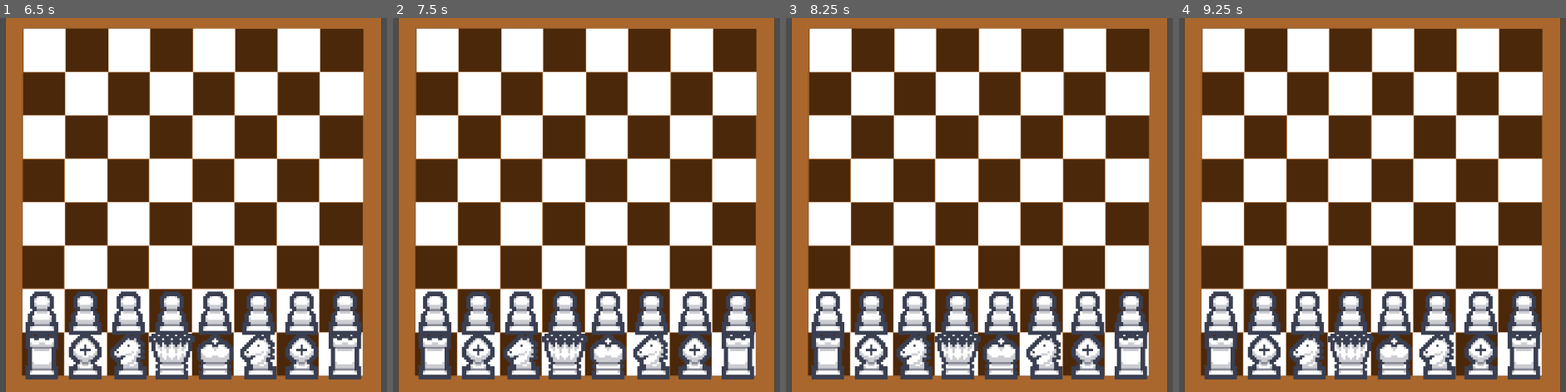
Above: before the commit, frames 1-4 (left to right).
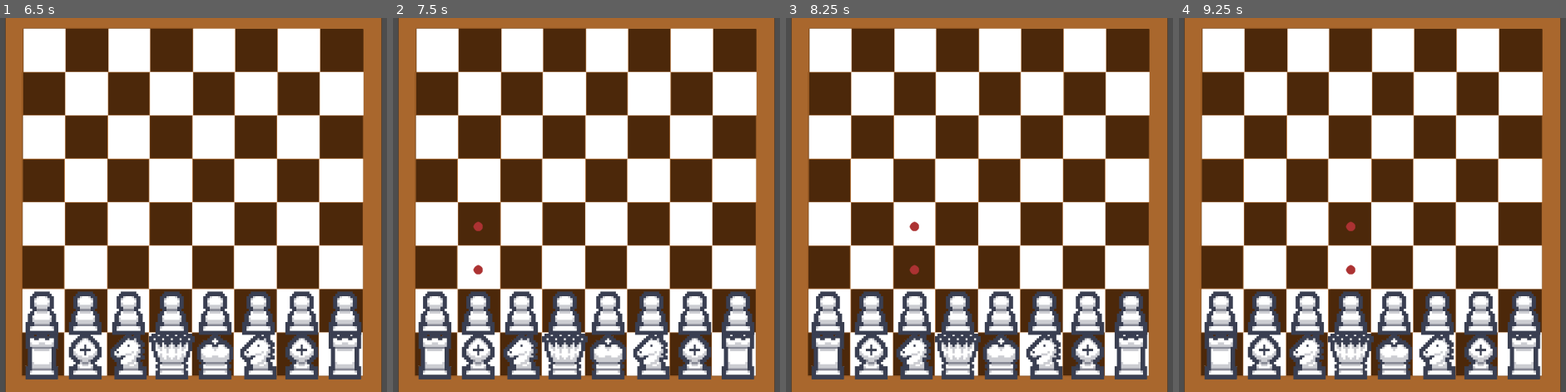
Above: after the commit, the same moments.

Repository: Jacob-Hawksley/Rogue-Pieces
Game: Godot game, scene res://main.tscn
Two runs of this game, one before a commit and one after it. Both use one fixed random seed, a clock stepped at 60 frames per second and the inputs below.
Inputs (mouse positions are in pixels of both pictures, inside the frame that each line leads up to):
- Up to frame 1 (6.5 s): tap Enter at 0.5, 2, 3.5 s; move the mouse to (42, 354) at 0.52 s; press the mouse at (42, 354) at 0.53 s; hold Right 0.53-1.28 s; tap Space at 1.25, 2.75, 4.25 s; move the mouse to (85, 354) at 1.27 s; release the mouse at (85, 354) at 1.28 s; hold Down 1.28-2.03 s; click (85, 354) at 1.35 s; move the mouse to (127, 354) at 2.02 s; press the mouse at (127, 354) at 2.03 s; hold Right 2.03-2.78 s; tap Alt at 2.1, 5.1 s; move the mouse to (170, 354) at 2.77 s; release the mouse at (170, 354) at 2.78 s; hold Up 2.78-3.53 s; tap Shift at 2.85, 5.85 s; click (170, 354) at 3.05 s; move the mouse to (212, 354) at 3.52 s; press the mouse at (212, 354) at 3.53 s; hold Left 3.53-5.03 s; move the mouse to (255, 354) at 4.27 s; release the mouse at (255, 354) at 4.28 s; click (255, 354) at 4.35 s; move the mouse to (297, 354) at 5.02 s; press the mouse at (297, 354) at 5.03 s; hold Down 5.03-5.78 s; move the mouse to (340, 354) at 5.77 s; release the mouse at (340, 354) at 5.78 s; hold Right from 5.78 s (still down); click (340, 354) at 6.05 s
- Up to frame 2 (7.5 s): move the mouse to (435, 309) at 6.52 s; release Right at 6.53 s; press the mouse at (435, 309) at 6.53 s; hold Up 6.53-7.28 s; move the mouse to (478, 309) at 7.27 s; release the mouse at (478, 309) at 7.28 s; hold Right from 7.28 s (still down); click (478, 309) at 7.35 s
- Up to frame 3 (8.25 s): move the mouse to (913, 309) at 8.02 s; release Right at 8.03 s; press the mouse at (913, 309) at 8.03 s; hold Down from 8.03 s (still down); tap Alt at 8.1 s
- Up to frame 4 (9.25 s): move the mouse to (1349, 309) at 8.77 s; release Down at 8.78 s; release the mouse at (1349, 309) at 8.78 s; hold Left from 8.78 s (still down); tap Shift at 8.85 s; click (1349, 309) at 9.05 s

Frame 1 is identical in both runs. In frame 2, 0.1% of the frame differs, in the area x 20-24%, y 54-69%; in frame 3, 0.1%, in the area x 31-35%, y 54-69%; in frame 4, 0.1%.

Commit message:
Added movement for all white pieces other than knights

Diff:
--- a/bishop_w.tscn
+++ b/bishop_w.tscn
@@ -24,3 +24,5 @@
 
 [node name="CollisionPolygon2D" type="CollisionPolygon2D" parent="BishopWArea"]
 polygon = PackedVector2Array(-75, 103, 75, 104, 75, 46, 55, 46, 55, 14, 66, 15, 65, 5, 76, 6, 74, -47, 25, -104, -25, -105, -75, -44, -76, -1, -66, 4, -66, 16, -56, 15, -57, 24, -56, 46, -75, 45)
+
+[connection signal="input_event" from="BishopWArea" to="BishopWArea" method="_on_input_event"]
--- a/bishop_w_area.gd
+++ b/bishop_w_area.gd
@@ -1,5 +1,4 @@
 extends Area2D
-
 var tile
 # Called when the node enters the scene tree for the first time.
 func _ready() -> void:
@@ -8,4 +7,73 @@
 
 # Called every frame. 'delta' is the elapsed time since the previous frame.
 func _process(delta: float) -> void:
-	pass
+	if Main.highlighted == tile and Main.selected != null:
+		checkforspaces(tile)
+		Main.board[Main.selected] = 'wbishop'
+		Main.board[tile] = null
+		Main.currentboard[tile] = null
+		tile = Main.selected
+		Main.highlighted = null
+		Main.selected = null
+		Main.spaces = []
+		get_parent().queue_free()
+
+
+
+
+func _on_input_event(viewport: Node, event: InputEvent, shape_idx: int) -> void:
+	if event.is_action_pressed("left click"):
+		checkforspaces(tile)
+		Main.highlighted = null
+		Main.highlighted = tile
+
+
+
+func checkforspaces(space):
+	Main.spaces = []
+	var newletter = ord(space[0])
+	var newnumber = int(space[1])
+
+	for i in range(8):
+		newletter = newletter + 1
+		newnumber += 1
+		if Main.currentboard.has(char(newletter)+str(newnumber)):
+			if Main.currentboard[char(newletter)+str(newnumber)] == null:
+				Main.spaces.append(char(newletter)+str(newnumber))
+			else:
+				break
+	newletter = ord(space[0])
+	newnumber = int(space[1])
+	for i in range(8):
+		newletter = newletter + 1
+		newnumber -= 1
+		if Main.currentboard.has(char(newletter)+str(newnumber)):
+			if Main.currentboard[char(newletter)+str(newnumber)] == null:
+				Main.spaces.append(char(newletter)+str(newnumber))
+			else:
+				break
+	newletter = ord(space[0])
+	newnumber = int(space[1])
+	for i in range(8):
+		newletter = newletter - 1
+		newnumber += 1
+		if Main.currentboard.has(char(newletter)+str(newnumber)):
+			if Main.currentboard[char(newletter)+str(newnumber)] == null:
+				Main.spaces.append(char(newletter)+str(newnumber))
+			else:
+				break
+	newletter = ord(space[0])
+	newnumber = int(space[1])
+	for i in range(8):
+		newletter = newletter - 1
+		newnumber -= 1
+		if Main.currentboard.has(char(newletter)+str(newnumber)):
+			if Main.currentboard[char(newletter)+str(newnumber)] == null:
+				Main.spaces.append(char(newletter)+str(newnumber))
+			else:
+				break
+	newletter = ord(space[0])
+	newnumber = int(space[1])
+
+
+	return(Main.spaces)
--- a/board.gd
+++ b/board.gd
@@ -2,6 +2,7 @@
 @export var dot:PackedScene = preload("res://red_dot.tscn")
 var dots = true
 var dot_counter = 0
+var savedhighlight
 # Called when the node enters the scene tree for the first time.
 func _ready() -> void:
 	reset()
@@ -17,9 +18,9 @@
 			add_child(d)
 			d.tile = i
 			dot_counter += 1
-	if Main.selected:
+	if savedhighlight != Main.highlighted:
 		dot_counter = 0
-
+		savedhighlight = Main.highlighted
 
 func _on_a_1_input_event(viewport: Node, event: InputEvent, shape_idx: int) -> void:
 	if event.is_action_pressed("left click"):
--- a/king_w.tscn
+++ b/king_w.tscn
@@ -24,3 +24,5 @@
 
 [node name="CollisionPolygon2D" type="CollisionPolygon2D" parent="KingWArea"]
 polygon = PackedVector2Array(-76, 103, 76, 104, 75, 65, 66, 66, 65, 55, 75, 55, 75, 35, 65, 34, 66, 26, 75, 25, 75, 17, …(347 unchanged characters)…
+
+[connection signal="input_event" from="KingWArea" to="KingWArea" method="_on_input_event"]
--- a/king_w_area.gd
+++ b/king_w_area.gd
@@ -8,4 +8,98 @@
 
 # Called every frame. 'delta' is the elapsed time since the previous frame.
 func _process(delta: float) -> void:
-	pass
+	if Main.highlighted == tile and Main.selected != null:
+		checkforspaces(tile)
+		Main.board[Main.selected] = 'wking'
+		Main.board[tile] = null
+		Main.currentboard[tile] = null
+		tile = Main.selected
+		Main.highlighted = null
+		Main.selected = null
+		Main.spaces = []
+		get_parent().queue_free()
+
+
+
+
+func _on_input_event(viewport: Node, event: InputEvent, shape_idx: int) -> void:
+	if event.is_action_pressed("left click"):
+		checkforspaces(tile)
+		Main.highlighted = null
+		Main.highlighted = tile
+
+
+
+func checkforspaces(space):
+	Main.spaces = []
+	var newletter = ord(space[0])
+	var newnumber = int(space[1])
+
+
+	newletter = newletter + 1
+	newnumber += 1
+	if Main.currentboard.has(char(newletter)+str(newnumber)):
+		if Main.currentboard[char(newletter)+str(newnumber)] == null:
+			Main.spaces.append(char(newletter)+str(newnumber))
+
+	newletter = ord(space[0])
+	newnumber = int(space[1])
+
+	newletter = newletter + 1
+	newnumber -= 1
+	if Main.currentboard.has(char(newletter)+str(newnumber)):
+		if Main.currentboard[char(newletter)+str(newnumber)] == null:
+			Main.spaces.append(char(newletter)+str(newnumber))
+
+	newletter = ord(space[0])
+	newnumber = int(space[1])
+
+	newletter = newletter - 1
+	newnumber += 1
+	if Main.currentboard.has(char(newletter)+str(newnumber)):
+		if Main.currentboard[char(newletter)+str(newnumber)] == null:
+			Main.spaces.append(char(newletter)+str(newnumber))
+
+	newletter = ord(space[0])
+	newnumber = int(space[1])
+
+	newletter = newletter - 1
+	newnumber -= 1
+	if Main.currentboard.has(char(newletter)+str(newnumber)):
+		if Main.currentboard[char(newletter)+str(newnumber)] == null:
+			Main.spaces.append(char(newletter)+str(newnumber))
+
+	newletter = ord(space[0])
+	newnumber = int(space[1])
+
+
+	newnumber -= 1
+	if Main.currentboard.has(char(newletter)+str(newnumber)):
+		if Main.currentboard[char(newletter)+str(newnumber)] == null:
+			Main.spaces.append(char(newletter)+str(newnumber))
+
+	newletter = ord(space[0])
+	newnumber = int(space[1])
+
+	newletter = newletter + 1
+	if Main.currentboard.has(char(newletter)+str(newnumber)):
+		if Main.currentboard[char(newletter)+str(newnumber)] == null:
+			Main.spaces.append(char(newletter)+str(newnumber))
+
+	newletter = ord(space[0])
+	newnumber = int(space[1])
+
+	newnumber += 1
+	if Main.currentboard.has(char(newletter)+str(newnumber)):
+		if Main.currentboard[char(newletter)+str(newnumber)] == null:
+			Main.spaces.append(char(newletter)+str(newnumber))
+
+	newletter = ord(space[0])
+	newnumber = int(space[1])
+	newletter = newletter - 1
+	if Main.currentboard.has(char(newletter)+str(newnumber)):
+		if Main.currentboard[char(newletter)+str(newnumber)] == null:
+			Main.spaces.append(char(newletter)+str(newnumber))
+	newletter = ord(space[0])
+	newnumber = int(space[1])
+	return(Main.spaces)
--- a/knight_w.tscn
+++ b/knight_w.tscn
@@ -24,3 +24,5 @@
 
 [node name="CollisionPolygon2D" type="CollisionPolygon2D" parent="KnightWArea"]
 polygon = PackedVector2Array(-62, 105, 84, 107, 86, 44, 77, 45, 76, -63, 56, -106, -14, -104, -83, -36, -83, 5, -64, 26)
+
+[connection signal="input_event" from="KnightWArea" to="KnightWArea" method="_on_input_event"]
--- a/knight_w_area.gd
+++ b/knight_w_area.gd
@@ -1,5 +1,4 @@
 extends Area2D
-
 var tile
 # Called when the node enters the scene tree for the first time.
 func _ready() -> void:
@@ -8,4 +7,40 @@
 
 # Called every frame. 'delta' is the elapsed time since the previous frame.
 func _process(delta: float) -> void:
-	pass
+	if Main.highlighted == tile and Main.selected != null:
+		checkforspaces(tile)
+		Main.board[Main.selected] = 'wknight'
+		Main.board[tile] = null
+		Main.currentboard[tile] = null
+		tile = Main.selected
+		Main.highlighted = null
+		Main.selected = null
+		Main.spaces = []
+		get_parent().queue_free()
+
+
+
+
+
+
+
+func _on_input_event(viewport: Node, event: InputEvent, shape_idx: int) -> void:
+	if event.is_action_pressed("left click"):
+		checkforspaces(tile)
+		Main.highlighted = null
+		Main.highlighted = tile
+
+
+
+func checkforspaces(space):
+	Main.spaces = []
+	var newletter = space[0]
+	var newnumber = int(space[1]) + 1
+	if Main.currentboard[newletter+str(newnumber)] == null:
+		Main.spaces.append(newletter+str(newnumber))
+		if int(space[1]) == 2:
+			newnumber += 1
+			if Main.currentboard[newletter+str(newnumber)] == null:
+				Main.spaces.append(newletter+str(newnumber))
+
+	return(Main.spaces)
--- a/pawn_w_area.gd
+++ b/pawn_w_area.gd
@@ -1,5 +1,4 @@
 extends Area2D
-var highlighted = false
 var tile
 # Called when the node enters the scene tree for the first time.
 func _ready() -> void:
@@ -8,14 +7,17 @@
 
 # Called every frame. 'delta' is the elapsed time since the previous frame.
 func _process(delta: float) -> void:
-	if highlighted and Main.selected != null:
+	if Main.highlighted == tile and Main.selected != null:
 		checkforspaces(tile)
-		get_parent().position = Main.boardpositions[Main.selected]
-		Main.currentboard[Main.selected] = 'wpawn'
+		Main.board[Main.selected] = 'wpawn'
+		Main.board[tile] = null
+		Main.currentboard[tile] = null
 		tile = Main.selected
-		highlighted = false
+		Main.highlighted = null
 		Main.selected = null
 		Main.spaces = []
+		get_parent().queue_free()
+
 
 
 
@@ -24,8 +26,11 @@
 
 func _on_input_event(viewport: Node, event: InputEvent, shape_idx: int) -> void:
 	if event.is_action_pressed("left click"):
-		highlighted = true
 		checkforspaces(tile)
+		Main.highlighted = null
+		Main.highlighted = tile
+
+
 
 func checkforspaces(space):
 	Main.spaces = []
--- a/queen_w.tscn
+++ b/queen_w.tscn
@@ -24,3 +24,5 @@
 
 [node name="CollisionPolygon2D" type="CollisionPolygon2D" parent="QueenWArea"]
 polygon = PackedVector2Array(-76, 104, 78, 104, 76, 16, 97, -27, 106, -92, 95, -105, -94, -105, -104, -90, -94, -30, -76, 17)
+
+[connection signal="input_event" from="QueenWArea" to="QueenWArea" method="_on_input_event"]
--- a/queen_w_area.gd
+++ b/queen_w_area.gd
@@ -1,5 +1,4 @@
 extends Area2D
-
 var tile
 # Called when the node enters the scene tree for the first time.
 func _ready() -> void:
@@ -8,4 +7,108 @@
 
 # Called every frame. 'delta' is the elapsed time since the previous frame.
 func _process(delta: float) -> void:
-	pass
+	if Main.highlighted == tile and Main.selected != null:
+		checkforspaces(tile)
+		Main.board[Main.selected] = 'wqueen'
+		Main.board[tile] = null
+		Main.currentboard[tile] = null
+		tile = Main.selected
+		Main.highlighted = null
+		Main.selected = null
+		Main.spaces = []
+		get_parent().queue_free()
+
+
+
+
+func _on_input_event(viewport: Node, event: InputEvent, shape_idx: int) -> void:
+	if event.is_action_pressed("left click"):
+		checkforspaces(tile)
+		Main.highlighted = null
+		Main.highlighted = tile
+
+
+
+func checkforspaces(space):
+	Main.spaces = []
+	var newletter = ord(space[0])
+	var newnumber = int(space[1])
+
+	for i in range(8):
+		newletter = newletter + 1
+		newnumber += 1
+		if Main.currentboard.has(char(newletter)+str(newnumber)):
+			if Main.currentboard[char(newletter)+str(newnumber)] == null:
+				Main.spaces.append(char(newletter)+str(newnumber))
+			else:
+				break
+	newletter = ord(space[0])
+	newnumber = int(space[1])
+	for i in range(8):
+		newletter = newletter + 1
+		newnumber -= 1
+		if Main.currentboard.has(char(newletter)+str(newnumber)):
+			if Main.currentboard[char(newletter)+str(newnumber)] == null:
+				Main.spaces.append(char(newletter)+str(newnumber))
+			else:
+				break
+	newletter = ord(space[0])
+	newnumber = int(space[1])
+	for i in range(8):
+		newletter = newletter - 1
+		newnumber += 1
+		if Main.currentboard.has(char(newletter)+str(newnumber)):
+			if Main.currentboard[char(newletter)+str(newnumber)] == null:
+				Main.spaces.append(char(newletter)+str(newnumber))
+			else:
+				break
+	newletter = ord(space[0])
+	newnumber = int(space[1])
+	for i in range(8):
+		newletter = newletter - 1
+		newnumber -= 1
+		if Main.currentboard.has(char(newletter)+str(newnumber)):
+			if Main.currentboard[char(newletter)+str(newnumber)] == null:
+				Main.spaces.append(char(newletter)+str(newnumber))
+			else:
+				break
+	newletter = ord(space[0])
+	newnumber = int(space[1])
+
+	for i in range(8):
+		newnumber -= 1
+		if Main.currentboard.has(char(newletter)+str(newnumber)):
+			if Main.currentboard[char(newletter)+str(newnumber)] == null:
+				Main.spaces.append(char(newletter)+str(newnumber))
+			else:
+				break
+	newletter = ord(space[0])
+	newnumber = int(space[1])
+	for i in range(8):
+		newletter = newletter + 1
+		if Main.currentboard.has(char(newletter)+str(newnumber)):
+			if Main.currentboard[char(newletter)+str(newnumber)] == null:
+				Main.spaces.append(char(newletter)+str(newnumber))
+			else:
+				break
+	newletter = ord(space[0])
+	newnumber = int(space[1])
+	for i in range(8):
+		newnumber += 1
+		if Main.currentboard.has(char(newletter)+str(newnumber)):
+			if Main.currentboard[char(newletter)+str(newnumber)] == null:
+				Main.spaces.append(char(newletter)+str(newnumber))
+			else:
+				break
+	newletter = ord(space[0])
+	newnumber = int(space[1])
+	for i in range(8):
+		newletter = newletter - 1
+		if Main.currentboard.has(char(newletter)+str(newnumber)):
+			if Main.currentboard[char(newletter)+str(newnumber)] == null:
+				Main.spaces.append(char(newletter)+str(newnumber))
+			else:
+				break
+	newletter = ord(space[0])
+	newnumber = int(space[1])
+	return(Main.spaces)
--- a/rook_w.tscn
+++ b/rook_w.tscn
@@ -24,3 +24,5 @@
 
 [node name="CollisionPolygon2D" type="CollisionPolygon2D" parent="RookWArea"]
 polygon = PackedVector2Array(-75, 105, 75, 105, 76, 45, 66, 46, 66, -35, 75, -35, 76, -105, -74, -104, -77, -33, -65, -35, -65, 47, -76, 46)
+
+[connection signal="input_event" from="RookWArea" to="RookWArea" method="_on_input_event"]
--- a/rook_w_area.gd
+++ b/rook_w_area.gd
@@ -1,5 +1,4 @@
 extends Area2D
-
 var tile
 # Called when the node enters the scene tree for the first time.
 func _ready() -> void:
@@ -8,4 +7,69 @@
 
 # Called every frame. 'delta' is the elapsed time since the previous frame.
 func _process(delta: float) -> void:
-	pass
+	if Main.highlighted == tile and Main.selected != null:
+		checkforspaces(tile)
+		Main.board[Main.selected] = 'wrook'
+		Main.board[tile] = null
+		Main.currentboard[tile] = null
+		tile = Main.selected
+		Main.highlighted = null
+		Main.selected = null
+		Main.spaces = []
+		get_parent().queue_free()
+
+
+
+
+func _on_input_event(viewport: Node, event: InputEvent, shape_idx: int) -> void:
+	if event.is_action_pressed("left click"):
+		checkforspaces(tile)
+		Main.highlighted = null
+		Main.highlighted = tile
+
+
+
+func checkforspaces(space):
+	Main.spaces = []
+	var newletter = ord(space[0])
+	var newnumber = int(space[1])
+
+
+
+	for i in range(8):
+		newnumber -= 1
+		if Main.currentboard.has(char(newletter)+str(newnumber)):
+			if Main.currentboard[char(newletter)+str(newnumber)] == null:
+				Main.spaces.append(char(newletter)+str(newnumber))
+			else:
+				break
+	newletter = ord(space[0])
+	newnumber = int(space[1])
+	for i in range(8):
+		newletter = newletter + 1
+		if Main.currentboard.has(char(newletter)+str(newnumber)):
+			if Main.currentboard[char(newletter)+str(newnumber)] == null:
+				Main.spaces.append(char(newletter)+str(newnumber))
+			else:
+				break
+	newletter = ord(space[0])
+	newnumber = int(space[1])
+	for i in range(8):
+		newnumber += 1
+		if Main.currentboard.has(char(newletter)+str(newnumber)):
+			if Main.currentboard[char(newletter)+str(newnumber)] == null:
+				Main.spaces.append(char(newletter)+str(newnumber))
+			else:
+				break
+	newletter = ord(space[0])
+	newnumber = int(space[1])
+	for i in range(8):
+		newletter = newletter - 1
+		if Main.currentboard.has(char(newletter)+str(newnumber)):
+			if Main.currentboard[char(newletter)+str(newnumber)] == null:
+				Main.spaces.append(char(newletter)+str(newnumber))
+			else:
+				break
+	newletter = ord(space[0])
+	newnumber = int(space[1])
+	return(Main.spaces)
